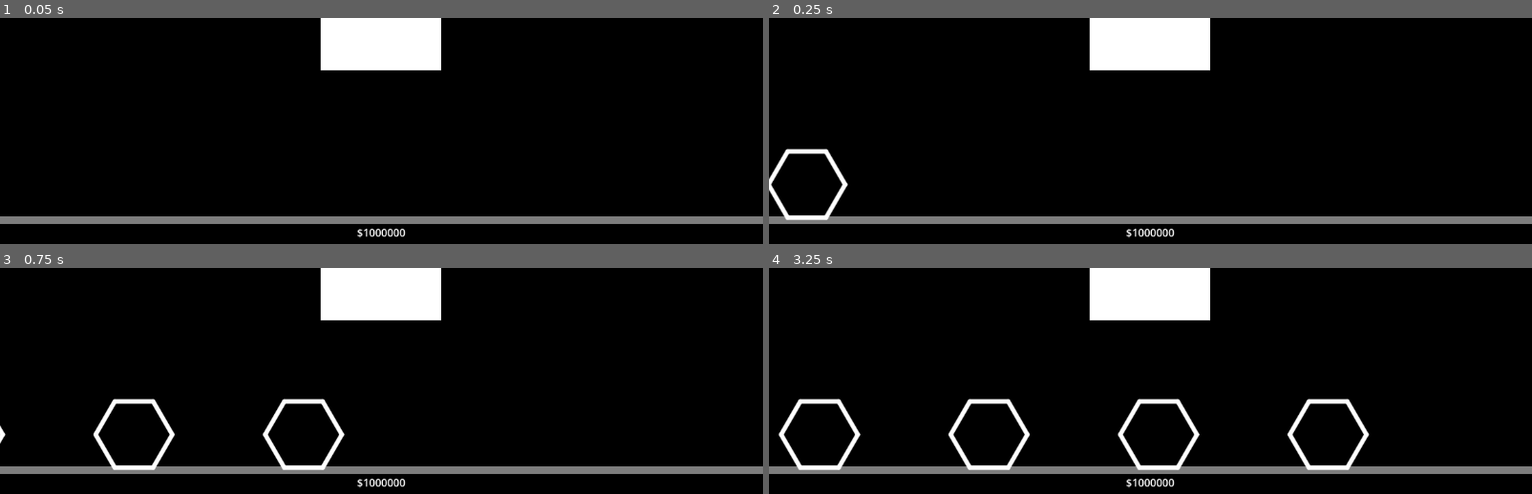
Above: before the commit, frames 1-4 (two rows, left to right).
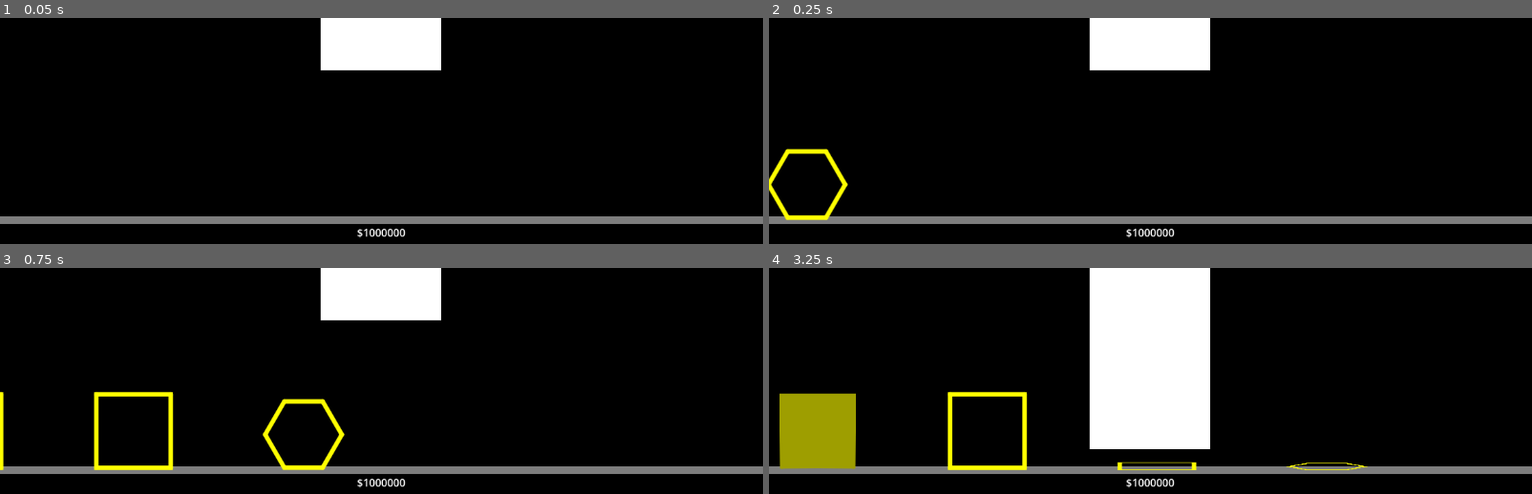
Above: after the commit, the same moments.

Repository: miyo6032/HydraulicPressIncremental
Game: Godot game, scene res://1_main.tscn
Two runs of this game, one before a commit and one after it. Both use one fixed random seed, a clock stepped at 60 frames per second and the inputs below. The project has no main scene, so this scene is started directly.
Inputs (mouse positions are in pixels of both pictures, inside the frame that each line leads up to):
- Up to frame 1 (0.05 s): no input
- Up to frame 2 (0.25 s): no input
- Up to frame 3 (0.75 s): tap Enter at 0.5 s; move the mouse to (549, 460) at 0.52 s; hold Up (ui_up) from 0.53 s (still down); tap Tab at 0.6 s; click (549, 460) at 0.67 s
- Up to frame 4 (3.25 s): release Up (ui_up) at 1.25 s; drag from (outside the picture) to (outside the picture) at 1.27 s; move the mouse to (1226, 387) at 2.02 s; hold Up (ui_up) 2.03-2.75 s; tap Tab at 2.1 s; drag from (outside the picture) to (921, 417) at 2.77 s

Frame 1 is identical in both runs. In frame 2, 0.7% of the frame differs, in the area x 0-11%, y 57-90%; in frame 3, 2.3%; in frame 4, 15%, in the area x 1-79%, y 22-90%.

Commit message:
add strength; colors and shapes to indicate strength

Diff:
--- a/2_simulation.tscn
+++ b/2_simulation.tscn
@@ -1,9 +1,13 @@
-[gd_scene load_steps=11 format=3 uid="uid://7t1sx0r2g2tc"]
+[gd_scene load_steps=15 format=3 uid="uid://7t1sx0r2g2tc"]
 
 [ext_resource type="Script" path="res://Conveyor.gd" id="1_fnrox"]
 [ext_resource type="Script" path="res://Simulation.gd" id="1_k081r"]
 [ext_resource type="Script" path="res://Press.gd" id="1_kar5x"]
 [ext_resource type="PackedScene" uid="uid://dk1w6rtkd0p2o" path="res://crushable.tscn" id="2_eh6tc"]
+[ext_resource type="Resource" uid="uid://dciq2jspp6iol" path="res://data/yellow_color.tres" id="5_caxfv"]
+[ext_resource type="Resource" uid="uid://q48ynjkbis4i" path="res://data/filled_shape.tres" id="6_uwmjs"]
+[ext_resource type="Resource" uid="uid://dsjr8pl15enke" path="res://data/hex_shape.tres" id="7_bs5t7"]
+[ext_resource type="Resource" uid="uid://crhomm34wq226" path="res://data/square_shape.tres" id="8_4nbhp"]
 
 [sub_resource type="Gradient" id="Gradient_phlyw"]
 offsets = PackedFloat32Array(0)
@@ -36,7 +40,6 @@
 
 [node name="Press" type="Node2D" parent="."]
 script = ExtResource("1_kar5x")
-crushing_time = 0.5
 
 [node name="Visual" type="Node2D" parent="Press"]
 
@@ -51,12 +54,30 @@
 [node name="PressEnd" type="Marker2D" parent="Press/PressStart"]
 position = Vector2(0, 216)
 
+[node name="Press2" type="Node2D" parent="."]
+script = ExtResource("1_kar5x")
+
+[node name="Visual" type="Node2D" parent="Press2"]
+
+[node name="Sprite2D" type="Sprite2D" parent="Press2/Visual"]
+position = Vector2(0, -222)
+scale = Vector2(0.710937, 437)
+texture = SubResource("GradientTexture1D_ntg4k")
+
+[node name="PressStart" type="Marker2D" parent="Press2"]
+position = Vector2(575, 83)
+
+[node name="PressEnd" type="Marker2D" parent="Press2/PressStart"]
+position = Vector2(0, 216)
+
 [node name="Conveyor" type="Node2D" parent="." node_paths=PackedStringArray("crushable_spawn")]
 position = Vector2(568, 306)
 script = ExtResource("1_fnrox")
 crushable_scene = ExtResource("2_eh6tc")
 crushable_spawn = NodePath("CrushableSpawn")
 move_offset = Vector2(256, 0)
+color = ExtResource("5_caxfv")
+shapes = Array[Resource("res://CrushableShape.gd")]([ExtResource("6_uwmjs"), ExtResource("7_bs5t7"), ExtResource("8_4nbhp")])
 
 [node name="Sprite2D" type="Sprite2D" parent="Conveyor"]
 scale = Vector2(4.98242, 11.25)
--- a/Conveyor.gd
+++ b/Conveyor.gd
@@ -5,6 +5,8 @@
 @export var crushable_scene: PackedScene
 @export var crushable_spawn: Node2D
 @export var move_offset: Vector2
+@export var color: CrushableColor
+@export var shapes: Array[CrushableShape]
 
 var crushables = []
 
@@ -14,6 +16,7 @@
 func move_conveyor():
     var crushable = crushable_scene.instantiate()
     add_child(crushable)
+    crushable.init(shapes[randi_range(0, shapes.size() - 1)], color)
     crushable.global_position = crushable_spawn.global_position
     crushables.append(crushable)
 
--- a/Crushable.gd
+++ b/Crushable.gd
@@ -3,9 +3,15 @@
 @onready var sprite: Sprite2D = $Sprite2D
 
 var is_crushed = false
+var strength = 1
 
 func update_crush(size):
     scale.y = clamp(size / sprite.texture.get_height(), 0.1, 1)
 
 func get_value():
     return 1 if is_crushed else 0
+
+func init(shape, color):
+    strength = shape.value_multiplier * color.value_multiplier
+    sprite.texture = shape.texture
+    sprite.modulate = color.color
--- /dev/null
+++ b/CrushableColor.gd
@@ -0,0 +1,6 @@
+extends Resource
+
+class_name CrushableColor
+
+@export var value_multiplier: float
+@export var color: Color
--- /dev/null
+++ b/CrushableShape.gd
@@ -0,0 +1,6 @@
+extends Resource
+
+class_name CrushableShape
+
+@export var value_multiplier: float
+@export var texture: Texture2D
--- a/Press.gd
+++ b/Press.gd
@@ -2,7 +2,9 @@
 
 signal crush_finished
 
-@export var crushing_time: float
+const crushing_time = 0.5
+const crushing_power = 1
+
 @onready var visual = $Visual
 @onready var start_crushing_pos = $PressStart
 @onready var final_crushing_pos = $PressStart/PressEnd
@@ -11,7 +13,7 @@
     visual.global_position = start_crushing_pos.global_position
 
 func crush(crushable):
-    var failed_crush = true
+    var failed_crush = crushable.strength > crushing_power
     if failed_crush:
         var tween = create_tween()
         var partial_position = (final_crushing_pos.global_position - start_crushing_pos.global_position) * 0.5 + start_crushing_pos.global_position
--- /dev/null
+++ b/data/filled_shape.tres
@@ -0,0 +1,9 @@
+[gd_resource type="Resource" script_class="CrushableShape" load_steps=3 format=3 uid="uid://q48ynjkbis4i"]
+
+[ext_resource type="Script" path="res://CrushableShape.gd" id="1_pa1cq"]
+[ext_resource type="Texture2D" uid="uid://di0drpc0bbjw6" path="res://art/Filled Square.png" id="2_t6k4s"]
+
+[resource]
+script = ExtResource("1_pa1cq")
+value_multiplier = 2.0
+texture = ExtResource("2_t6k4s")
--- /dev/null
+++ b/data/hex_shape.tres
@@ -0,0 +1,9 @@
+[gd_resource type="Resource" script_class="CrushableShape" load_steps=3 format=3 uid="uid://dsjr8pl15enke"]
+
+[ext_resource type="Script" path="res://CrushableShape.gd" id="1_aty8h"]
+[ext_resource type="Texture2D" uid="uid://cw5vjk44g52mt" path="res://art/Hexagon.png" id="2_jk8vi"]
+
+[resource]
+script = ExtResource("1_aty8h")
+value_multiplier = 0.5
+texture = ExtResource("2_jk8vi")
--- /dev/null
+++ b/data/square_shape.tres
@@ -0,0 +1,9 @@
+[gd_resource type="Resource" script_class="CrushableShape" load_steps=3 format=3 uid="uid://crhomm34wq226"]
+
+[ext_resource type="Script" path="res://CrushableShape.gd" id="1_s6fal"]
+[ext_resource type="Texture2D" uid="uid://bua5a4yenkjlb" path="res://art/Square.png" id="2_ytbgr"]
+
+[resource]
+script = ExtResource("1_s6fal")
+value_multiplier = 1.0
+texture = ExtResource("2_ytbgr")
--- /dev/null
+++ b/data/yellow_color.tres
@@ -0,0 +1,8 @@
+[gd_resource type="Resource" script_class="CrushableColor" load_steps=2 format=3 uid="uid://dciq2jspp6iol"]
+
+[ext_resource type="Script" path="res://CrushableColor.gd" id="1_6e84g"]
+
+[resource]
+script = ExtResource("1_6e84g")
+value_multiplier = 1.0
+color = Color(1, 1, 0, 1)
